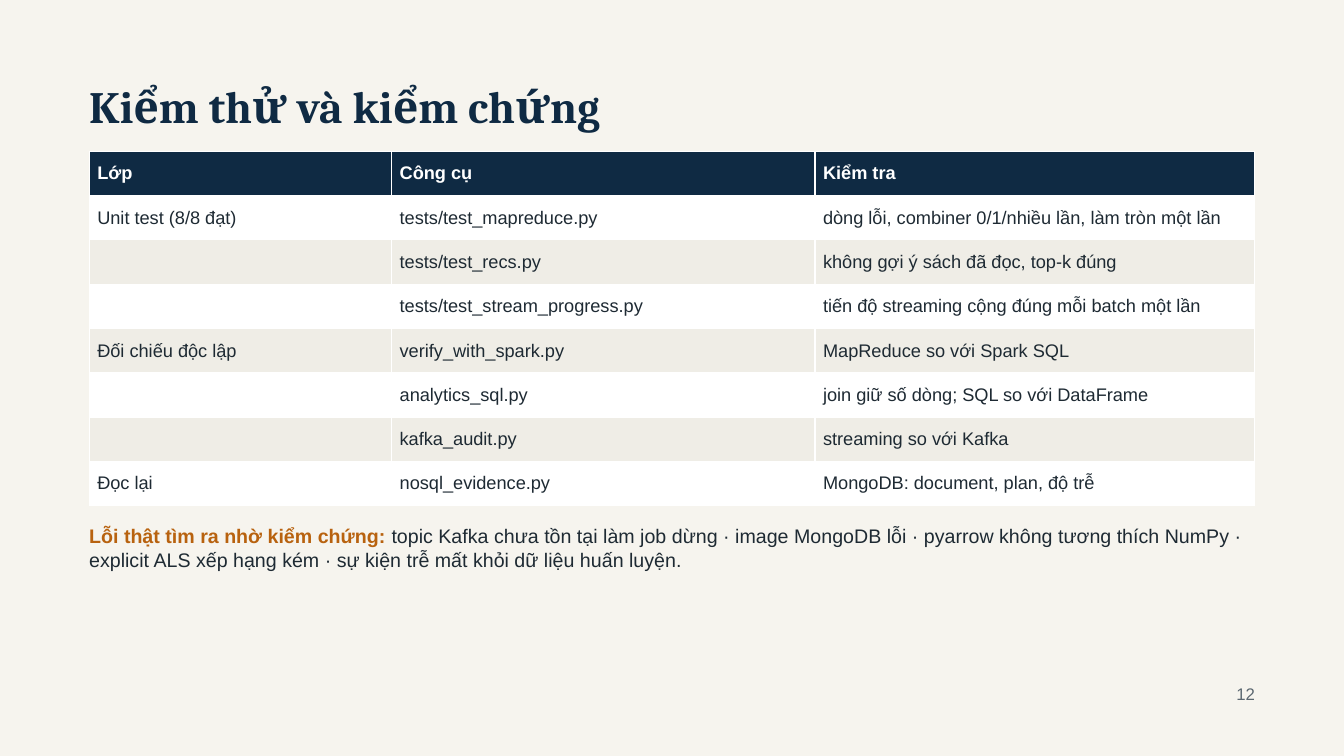
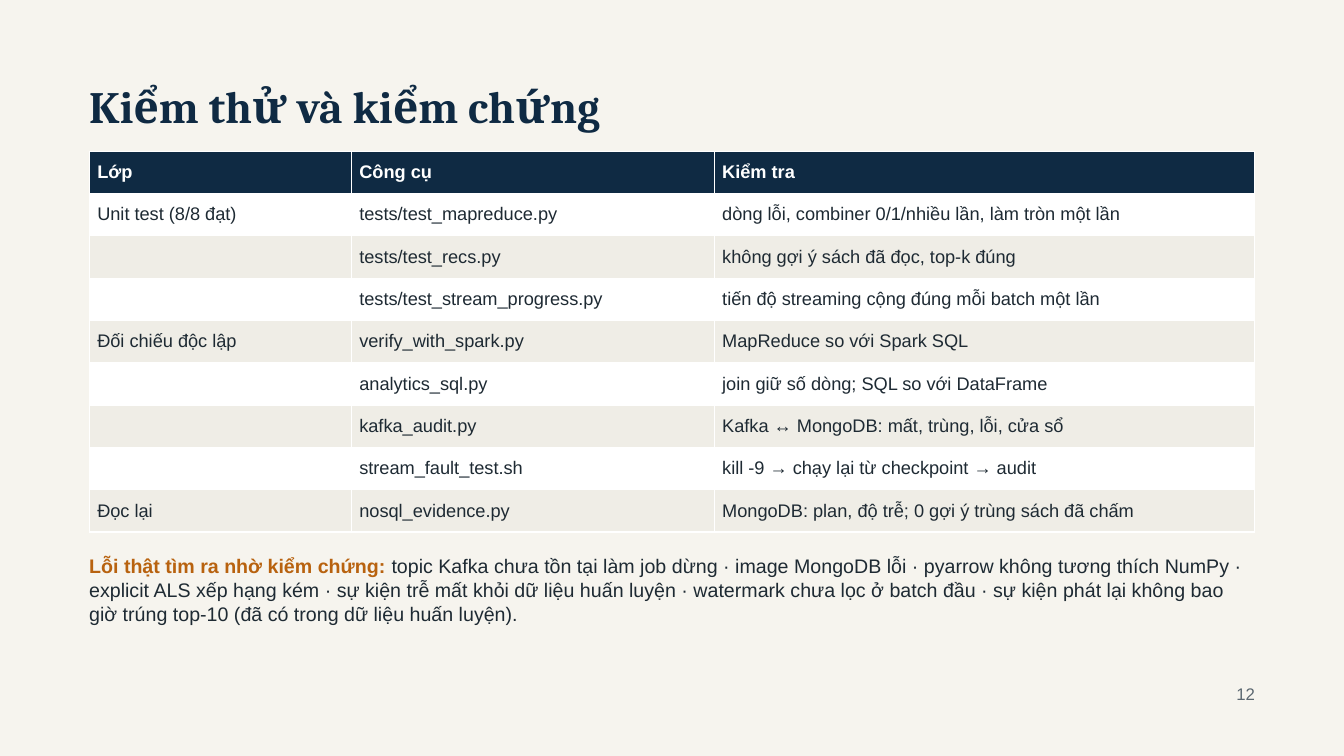
Before and after one commit to haoluonghuynhngoc/Group_06_BigData, a slide deck: slide 12 of Present/BookPulse - BDA501 Session 10 Final Presentation.pptx. Drawn at 1344x756 pixels with LibreOffice and Linux fonts; fonts in the diff are those of the drawing. Boxes give left, top, right and bottom in pixels: in the first picture for what was removed or moved away, otherwise in the second. Text is boxed around its words. In the diff, an @@ line names an element or a change of style, - is before the commit and + after.

```diff
--- a/Present/BookPulse - BDA501 Session 10 Final Presentation.pptx
+++ b/Present/BookPulse - BDA501 Session 10 Final Presentation.pptx
@@ table at <box>90,151,1255,532</box> @@
-row 7:  | kafka_audit.py | streaming so với Kafka
-row 8: Đọc lại | nosql_evidence.py | MongoDB: document, plan, độ trễ
+row 7:  | kafka_audit.py | Kafka ↔ MongoDB: mất, trùng, lỗi, cửa sổ
+row 8:  | stream_fault_test.sh | kill -9 → chạy lại từ checkpoint → audit
+row 9: Đọc lại | nosql_evidence.py | MongoDB: plan, độ trễ; 0 gợi ý trùng sách đã chấm
@@ text at <box>89,558,1229,625</box>: text changed @@
-Lỗi thật tìm ra nhờ kiểm chứng: topic Kafka chưa tồn tại làm job dừng · image MongoDB lỗi · pyarrow không tương thích NumPy · explicit ALS xếp hạng kém · sự kiện trễ mất khỏi dữ liệu huấn luyện.
+Lỗi thật tìm ra nhờ kiểm chứng: topic Kafka chưa tồn tại làm job dừng · image MongoDB lỗi · pyarrow không tương thích NumPy · explicit ALS xếp hạng kém · sự kiện trễ mất khỏi dữ liệu huấn luyện · watermark chưa lọc ở batch đầu · sự kiện phát lại không bao giờ trúng top-10 (đã có trong dữ liệu huấn luyện).
```
Also in this commit, not shown: 12 other slides changed, 45 other files.
